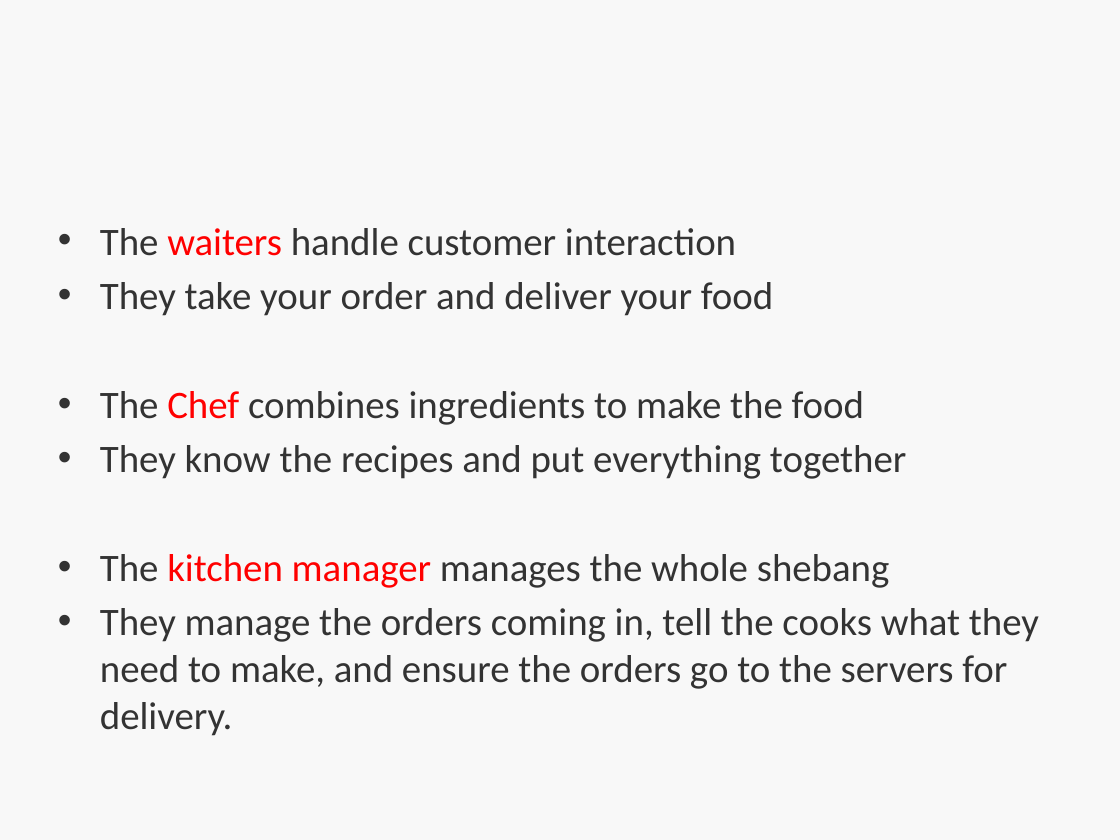
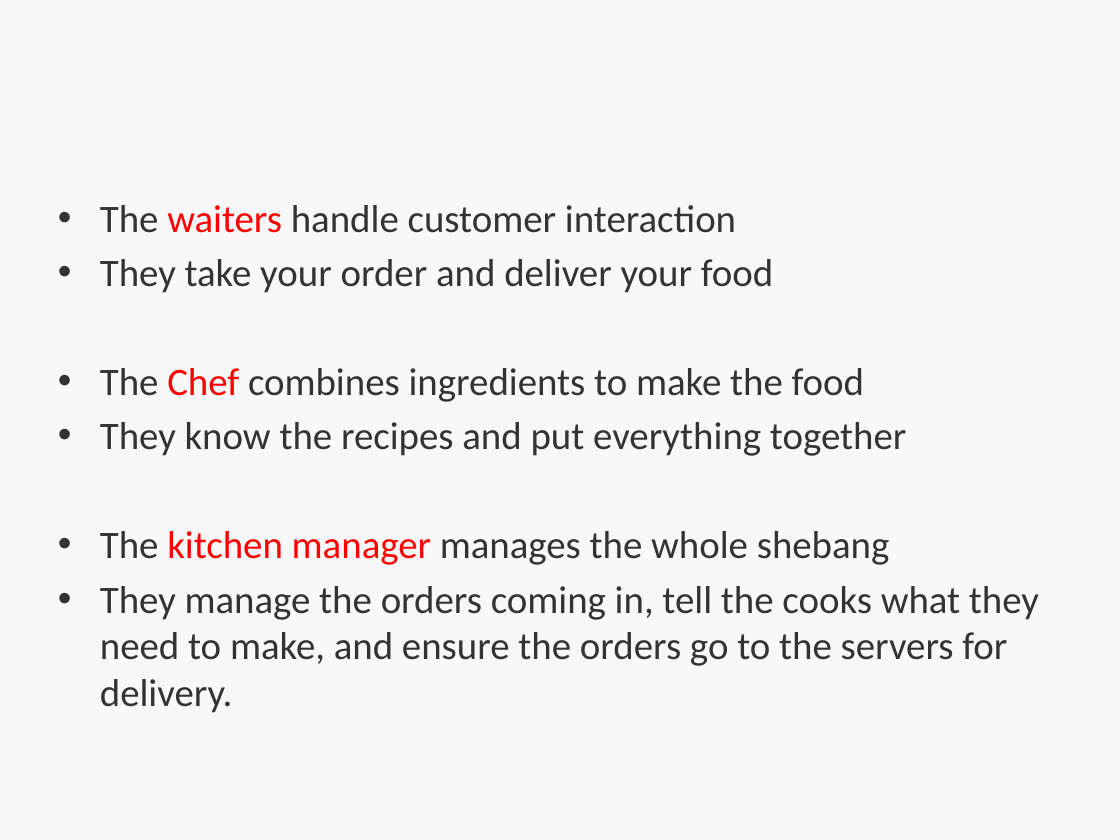
Before and after one commit to bootcoder/lectures, a slide deck: slide 9 of 1phase/ruby-mvc-single-res/HT-MVC.pptx (slide 8 before the commit). Drawn at 1120x840 pixels with LibreOffice and Linux fonts; fonts in the diff are those of the drawing; background and template pictures are left out. Boxes give left, top, right and bottom in pixels: in the first picture for what was removed or moved away, otherwise in the second. Text is boxed around its words. In the diff, an @@ line names an element or a change of style, - is before the commit and + after.

```diff
--- a/1phase/ruby-mvc-single-res/HT-MVC.pptx
+++ b/1phase/ruby-mvc-single-res/HT-MVC.pptx
@@ text "The waiters handle customer interaction": place and size @@
-text "The waiters handle customer interaction" at bbox=[100, 228, 1039, 736]
+text "The waiters handle customer interaction" at bbox=[100, 205, 1039, 713]
```
Also in this commit, not shown: 3 other slides changed, 2 slides added.
